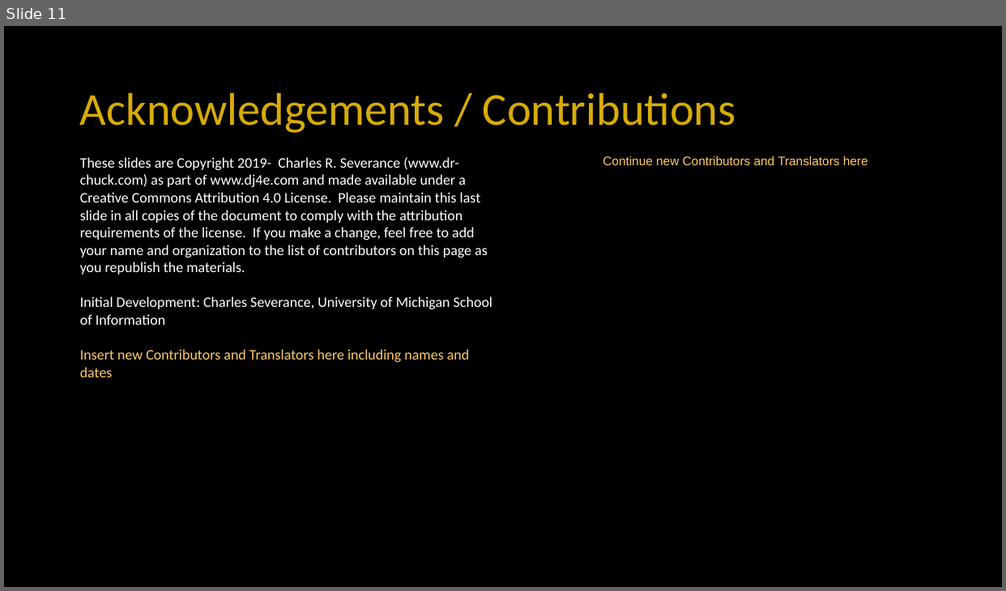
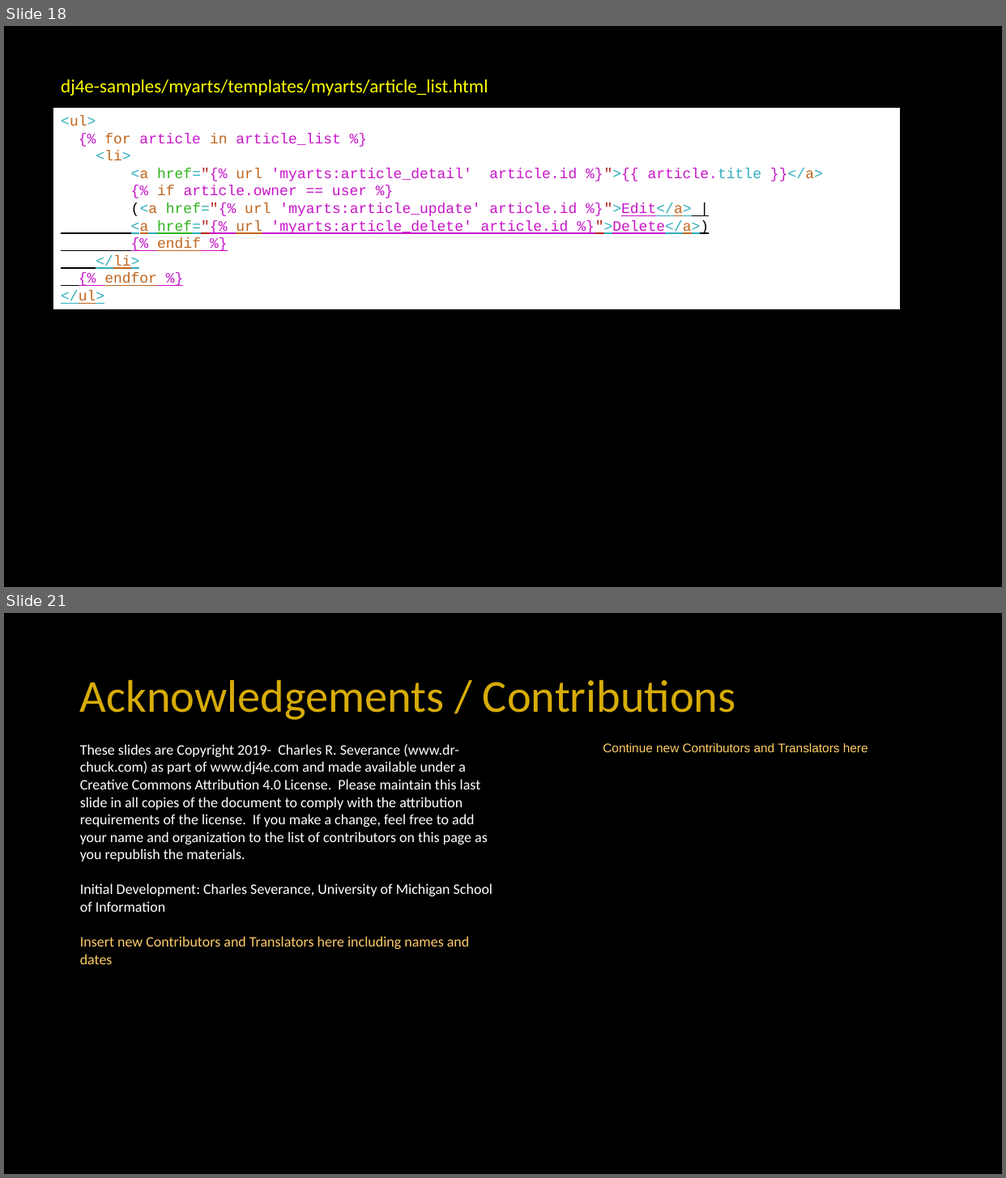
Before and after one commit to csev/dj4e, a slide deck: lectures/DJ-12-Owned-Rows.pptx. Shown one above the other, each under a label of ours: slide 11 before the commit, slides 18 and 21 after it; the slides between them are not shown. The pictures are 1006x591 and 1006x1178 pixels, drawn with LibreOffice and Linux fonts; fonts in the diff are those of the drawing. Boxes give left, top, right and bottom in pixels: in the first picture for what was removed or moved away, otherwise in the second. Text is boxed around its words. In the diff, an @@ line names an element or a change of style, - is before the commit and + after.

```diff
--- a/lectures/DJ-12-Owned-Rows.pptx
+++ b/lectures/DJ-12-Owned-Rows.pptx
@@ slide 18 added at box(4, 26, 1002, 587), background #000000 @@
@@ text added at box(61, 79, 488, 96), 18 pt, text #FFFF00 @@
+dj4e-samples/myarts/templates/myarts/article_list.html
@@ rectangle added at box(53, 108, 900, 309), fill #FFFFFF, 14 pt, text #C814C9 @@
+<ul>
+{% for article in article_list %}
+<li>
+<a href="{% url 'myarts:article_detail' article.id %}">{{ article.title }}</a>
+{% if article.owner == user %}
+(<a href="{% url 'myarts:article_update' article.id %}">Edit</a> |
+<a href="{% url 'myarts:article_delete' article.id %}">Delete</a>)
+{% endif %}
+</li>
+{% endfor %}
+</ul>
@@ what was slide 11 is now slide 21 @@
```
Also in this commit, not shown: 3 slides changed, 9 other slides added.
